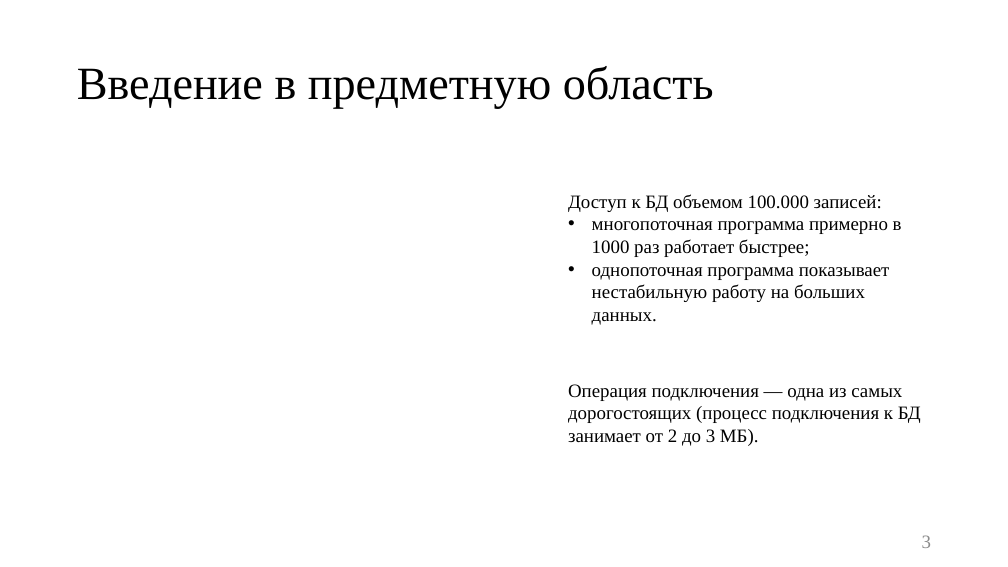
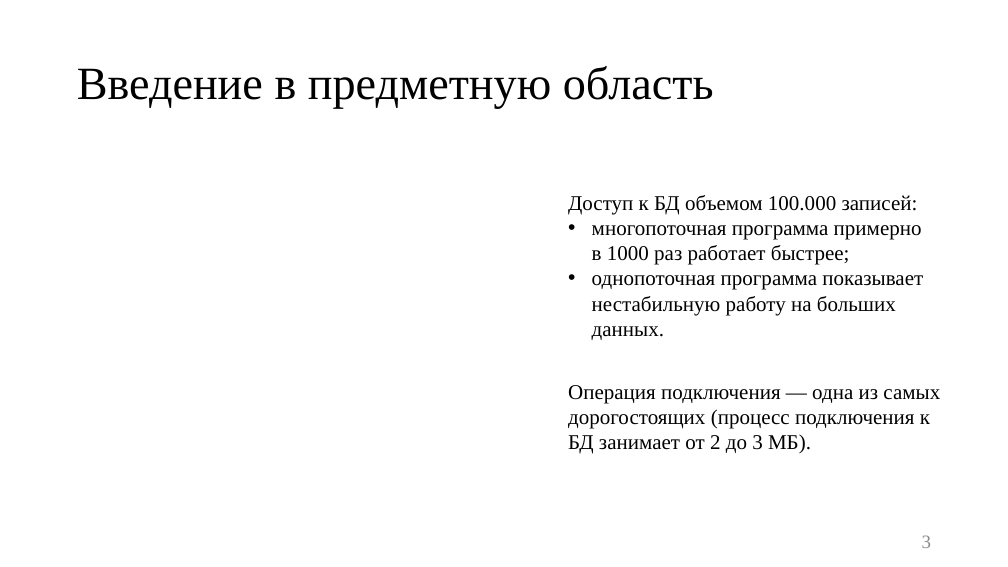
Before and after one commit to platosha-git/Diplom-theory, a slide deck: slide 3 of Презентация.pptx. Drawn at 1008x567 pixels with LibreOffice and Linux fonts; fonts in the diff are those of the drawing. Boxes give left, top, right and bottom in pixels: in the first picture for what was removed or moved away, otherwise in the second. Text is boxed around its words. In the diff, an @@ line names an element or a change of style, - is before the commit and + after.

```diff
--- a/Презентация.pptx
+++ b/Презентация.pptx
@@ text "Доступ к БД объемом 100.000 ..." at <box>568,195,923,340</box>: size 18 to 20 pt @@
@@ text "Операция подключения — одна из ..." at <box>568,385,940,454</box>: size 18 to 20 pt @@
```
Also in this commit, not shown: 5 other slides changed, 18 other files.
